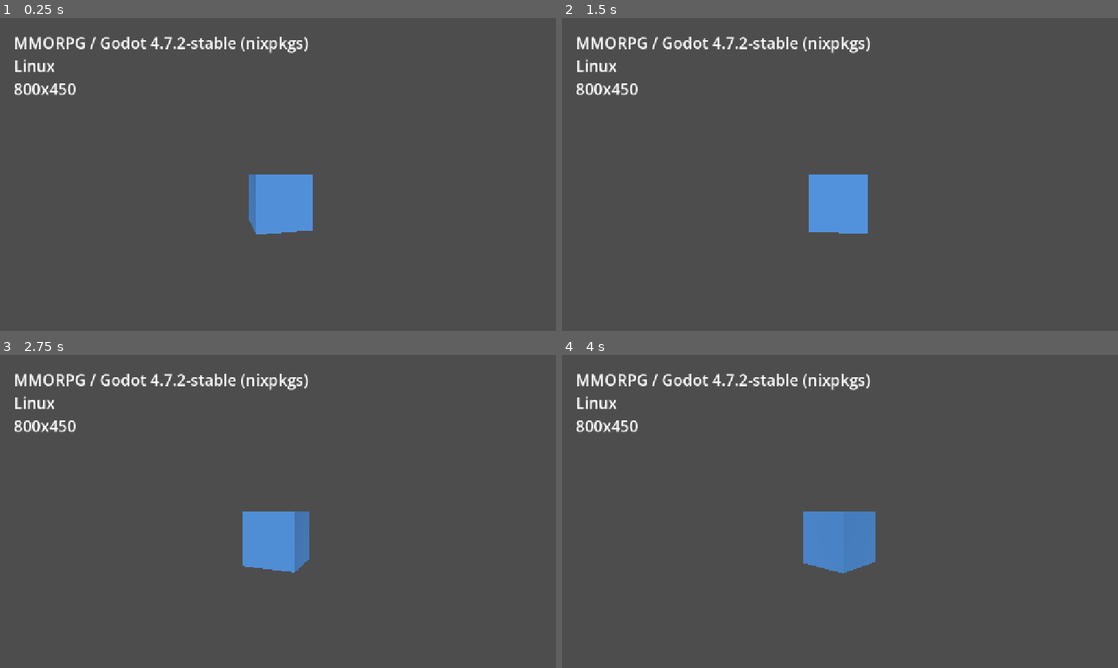
Above: before the commit, frames 1-4 (two rows, left to right).
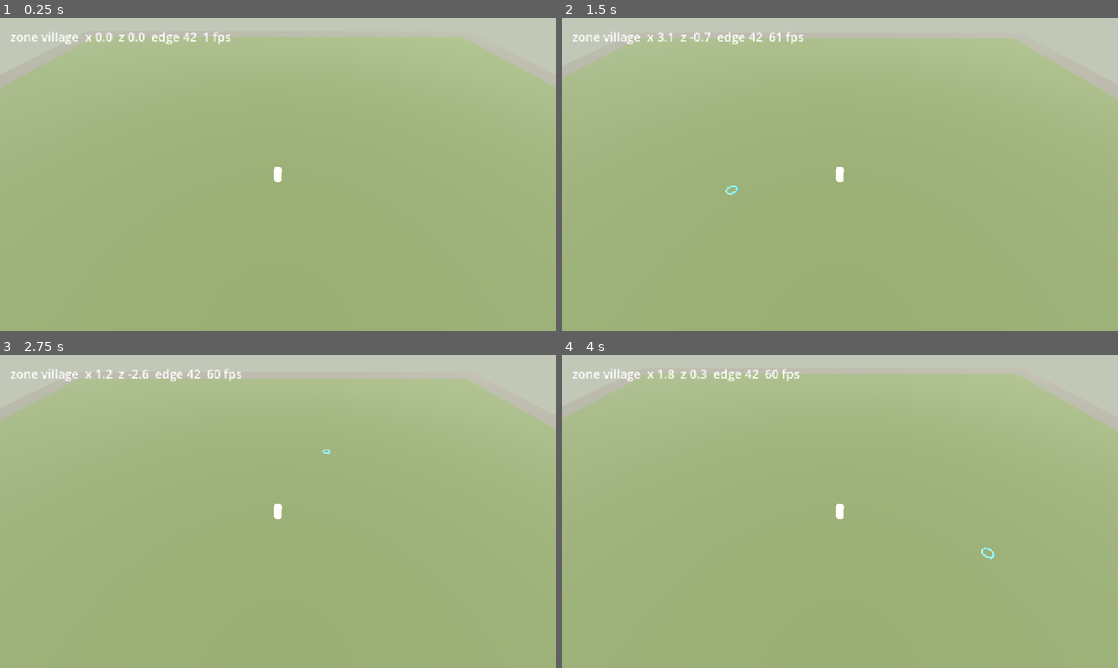
Above: after the commit, the same moments.

Repository: gogoalswo/MMORPG
Game: Godot game, scene res://main.tscn
Same seed, same stepped clock (60 frames per second), same inputs: the game is played once before the commit and once after it.
Inputs (mouse positions are in pixels of both pictures, inside the frame that each line leads up to):
- Up to frame 1 (0.25 s): no input
- Up to frame 2 (1.5 s): move the mouse to (962, 158) at 0.52 s; click (962, 158) at 0.67 s; move the mouse to (728, 190) at 1.27 s; click (728, 190) at 1.42 s
- Up to frame 3 (2.75 s): move the mouse to (333, 442) at 2.02 s; click (333, 442) at 2.17 s
- Up to frame 4 (4 s): move the mouse to (812, 574) at 2.77 s; click (812, 574) at 2.92 s; move the mouse to (1006, 558) at 3.52 s; click (1006, 558) at 3.67 s

The runs differ from the first frame. In frame 1, 100% of the frame differs, in the area x 0-100%, y 0-100%; in frame 2, 100%; in frame 3, 100%; in frame 4, 100%.

Commit message:
고도 이관 3단계: World·Transport·마을 한 곳에서 걸어다니기
판정을 고도로 옮기기 시작한다. World 는 입력을 받아 판정하고 상태를 내놓을
뿐이고 네트워크 얘기가 한 줄도 없다 — 나중에 고도 헤드리스 서버가 같은 코드를
돌려 판정이 한 벌로 유지된다. 화면은 Transport 만 거치고 World 를 직접 만지지
않는다. 어기면 서버를 붙일 때 그 자리가 터진다.

- world/movement.gd — shared/movement.ts 이식. 값이 갈라지면 보정이 튄다
- world/world.gd — ZoneRoom 의 자리. 입장·이동 입력·틱·스냅샷
- world/game_data.gd — 내보낸 JSON 로더
- net/transport.gd, net/local_transport.gd — 화면과 판정 사이의 유일한 통로
- game/game.gd — 바닥·하늘·안개를 존 데이터에서 짓고, 누른 자리로 걸어간다
- tests/ 3개 + pages.yml 에 물림. 깨지면 배포까지 가지 않는다

돌아가는 상자(main.gd)는 버렸다.

확인: 이동 공식 7개가 TS 기준값과 일치(대각선 누적·dt 상한·벡터 정규화·경계
clamp·밀어내기·한가운데 겹침), World 통합 5개 통과, 화면을 눌러 실제로 걸어가는
것까지 헤드리스로 확인. npm test 135개·typecheck 통과.

Co-Authored-By: Claude Opus 5 <noreply@anthropic.com>
Claude-Session: https://claude.ai/code/session_01FWZ5o5cfGG3ogQzQN9Uxud

Diff:
--- /dev/null
+++ b/godot/game/game.gd
@@ -0,0 +1,182 @@
+extends Node3D
+
+## 화면. 상태는 Transport 에서만 받아 그린다 — World 를 직접 만지지 않는다.
+##
+## 씬 파일 대신 코드로 짓는 이유: 에디터를 못 쓰는 환경에서 .tscn 을 손으로
+## 쓰면 틀리기 쉽고, 이 화면은 존 데이터(바닥 크기·하늘색·안개)에서 나오는
+## 것이라 어차피 코드가 정한다. 모델·UI 가 들어오는 단계에서 씬으로 옮긴다.
+##
+## 지금은 **예측/보정이 없다.** 로컬이라 지연이 0 이므로 스냅샷을 그대로 그려도
+## 매끄럽다. 서버를 붙이는 단계에서 넣는다 → docs/features/networking-state.md
+
+const STOP_DISTANCE := 0.15
+
+var _transport: Transport
+var _player: MeshInstance3D
+var _camera: Camera3D
+var _label: Label
+var _marker: MeshInstance3D
+
+var _target: Vector3 = Vector3.INF
+var _seq := 0
+var _half_size := 0.0
+
+
+func _ready() -> void:
+	_transport = LocalTransport.new()
+	add_child(_transport)
+	var zone_id := GameData.start_zone()
+	_transport.open(zone_id)
+
+	var zone := GameData.zone(zone_id)
+	_half_size = Movement.zone_half_size(float(zone.get("size", 92)))
+	_build(zone)
+
+
+func _build(zone: Dictionary) -> void:
+	var env: Dictionary = zone.get("env", {})
+	var size := float(zone.get("size", 92))
+
+	var world_env := WorldEnvironment.new()
+	var e := Environment.new()
+	e.background_mode = Environment.BG_COLOR
+	e.background_color = Color(env.get("skyColor", "#b9c9d8"))
+	e.ambient_light_source = Environment.AMBIENT_SOURCE_COLOR
+	e.ambient_light_color = Color(env.get("skyColor", "#b9c9d8"))
+	e.ambient_light_energy = float(env.get("hemiIntensity", 1.1))
+	e.fog_enabled = true
+	e.fog_light_color = Color(env.get("fogColor", "#c2c8b8"))
+	e.fog_density = 0.006
+	world_env.environment = e
+	add_child(world_env)
+
+	var sun := DirectionalLight3D.new()
+	sun.light_energy = float(env.get("sunIntensity", 2.7))
+	sun.rotation_degrees = Vector3(-50, -35, 0)
+	add_child(sun)
+
+	var ground := MeshInstance3D.new()
+	var plane := PlaneMesh.new()
+	plane.size = Vector2(size, size)
+	ground.mesh = plane
+	var ground_mat := StandardMaterial3D.new()
+	ground_mat.albedo_color = Color(env.get("groundTint", "#6a665c"))
+	ground.material_override = ground_mat
+	add_child(ground)
+
+	# 존 경계 — 여기까지만 걸어갈 수 있다 (Movement.zone_half_size)
+	var edge := MeshInstance3D.new()
+	var edge_mesh := PlaneMesh.new()
+	edge_mesh.size = Vector2(_half_size * 2.0, _half_size * 2.0)
+	edge.mesh = edge_mesh
+	var edge_mat := StandardMaterial3D.new()
+	edge_mat.albedo_color = Color(env.get("grassDark", "#5c6a3c"))
+	edge.material_override = edge_mat
+	edge.position.y = 0.01
+	add_child(edge)
+
+	_player = MeshInstance3D.new()
+	var body := CapsuleMesh.new()
+	body.radius = Movement.PLAYER_RADIUS
+	body.height = 1.8
+	_player.mesh = body
+	var body_mat := StandardMaterial3D.new()
+	body_mat.albedo_color = Color("#e8d7b0")
+	_player.material_override = body_mat
+	add_child(_player)
+
+	# 어디를 눌렀는지 보여주는 표시 (웹 클라의 클릭 이동 표시와 같은 역할)
+	_marker = MeshInstance3D.new()
+	var ring := TorusMesh.new()
+	ring.inner_radius = 0.35
+	ring.outer_radius = 0.5
+	_marker.mesh = ring
+	var ring_mat := StandardMaterial3D.new()
+	ring_mat.albedo_color = Color("#4aa8ff")
+	ring_mat.emission_enabled = true
+	ring_mat.emission = Color("#4aa8ff")
+	_marker.material_override = ring_mat
+	_marker.visible = false
+	add_child(_marker)
+
+	_camera = Camera3D.new()
+	_camera.current = true
+	add_child(_camera)
+
+	var ui := CanvasLayer.new()
+	add_child(ui)
+	_label = Label.new()
+	# ASCII 만 쓴다 — 고도 기본 폰트에 한글 글리프가 없다
+	_label.position = Vector2(24, 24)
+	_label.add_theme_font_size_override("font_size", 28)
+	ui.add_child(_label)
+
+
+func _unhandled_input(event: InputEvent) -> void:
+	# 터치는 기본 설정이 마우스로 바꿔 주므로 이 한 줄이 폰도 덮는다
+	if event is InputEventMouseButton and event.pressed and event.button_index == MOUSE_BUTTON_LEFT:
+		var hit := _ground_point(event.position)
+		if hit != Vector3.INF:
+			_target = hit
+			_marker.position = hit + Vector3(0, 0.05, 0)
+			_marker.visible = true
+
+
+## 화면의 한 점이 바닥의 어디인지
+func _ground_point(screen: Vector2) -> Vector3:
+	if _camera == null:
+		return Vector3.INF
+	var from := _camera.project_ray_origin(screen)
+	var dir := _camera.project_ray_normal(screen)
+	var hit = Plane(Vector3.UP, 0.0).intersects_ray(from, dir)
+	return hit if hit != null else Vector3.INF
+
+
+func _process(delta: float) -> void:
+	_send_input(delta)
+	_draw_state()
+
+
+## 눌러 둔 자리로 향하는 방향을 만들어 보낸다. **요청일 뿐이고 판정은 World 가 한다.**
+func _send_input(delta: float) -> void:
+	if _target == Vector3.INF:
+		return
+	var me := _my_position()
+	var to := Vector2(_target.x - me.x, _target.z - me.z)
+	if to.length() <= STOP_DISTANCE:
+		_target = Vector3.INF
+		_marker.visible = false
+		return
+	var dir := to.normalized()
+	_seq += 1
+	_transport.send(&"input", {"seq": _seq, "dx": dir.x, "dz": dir.y, "dt": delta})
+
+
+func _my_position() -> Vector3:
+	var players: Dictionary = _transport.snapshot().get("players", {})
+	var me: Dictionary = players.get(_transport.my_id(), {})
+	if me.is_empty():
+		return Vector3.ZERO
+	return Vector3(me.x, 0, me.z)
+
+
+func _draw_state() -> void:
+	var players: Dictionary = _transport.snapshot().get("players", {})
+	var me: Dictionary = players.get(_transport.my_id(), {})
+	if me.is_empty():
+		return
+
+	_player.position = Vector3(me.x, 0.9, me.z)
+	_player.rotation.y = me.rot
+
+	# 뒤 위에서 내려다본다. 지금은 고정 각도다
+	_camera.position = _player.position + Vector3(0, 14, 12)
+	_camera.look_at(_player.position, Vector3.UP)
+
+	_label.text = "zone %s  x %.1f  z %.1f  edge %.0f  %d fps" % [
+		_transport.snapshot().get("zone", "?"),
+		me.x,
+		me.z,
+		_half_size,
+		Engine.get_frames_per_second(),
+	]
--- a/godot/main.gd
+++ /dev/null
@@ -1,22 +0,0 @@
-extends Node3D
-
-## 빌드 파이프라인 확인용 임시 화면.
-## APK 가 폰에서 실제로 뜨는지, 3D 가 그려지는지만 본다.
-## 게임 내용이 들어오면 통째로 버린다.
-##
-## 글자는 ASCII 만 쓴다 — 고도 기본 폰트에 한글 글리프가 없어서
-## 한글을 넣으면 폰에서 네모로 나온다. 폰트는 나중에 따로 붙인다.
-
-@onready var _label: Label = $Ui/Label
-@onready var _cube: MeshInstance3D = $Cube
-
-func _ready() -> void:
-	_label.text = "MMORPG / Godot %s\n%s\n%dx%d" % [
-		Engine.get_version_info().string,
-		OS.get_name(),
-		get_viewport().size.x,
-		get_viewport().size.y,
-	]
-
-func _process(delta: float) -> void:
-	_cube.rotate_y(delta)
--- a/godot/main.tscn
+++ b/godot/main.tscn
@@ -1,30 +1,6 @@
-[gd_scene load_steps=4 format=3]
+[gd_scene load_steps=2 format=3]
 
-[ext_resource type="Script" path="res://main.gd" id="1_main"]
+[ext_resource type="Script" path="res://game/game.gd" id="1_game"]
 
-[sub_resource type="BoxMesh" id="BoxMesh_1"]
-
-[sub_resource type="StandardMaterial3D" id="Mat_1"]
-albedo_color = Color(0.36, 0.66, 1, 1)
-
-[node name="Main" type="Node3D"]
-script = ExtResource("1_main")
-
-[node name="Camera3D" type="Camera3D" parent="."]
-transform = Transform3D(1, 0, 0, 0, 1, 0, 0, 0, 1, 0, 0.5, 4)
-
-[node name="Light" type="DirectionalLight3D" parent="."]
-transform = Transform3D(1, 0, 0, 0, 0.7071, 0.7071, 0, -0.7071, 0.7071, 0, 3, 0)
-
-[node name="Cube" type="MeshInstance3D" parent="."]
-mesh = SubResource("BoxMesh_1")
-surface_material_override/0 = SubResource("Mat_1")
-
-[node name="Ui" type="CanvasLayer" parent="."]
-
-[node name="Label" type="Label" parent="Ui"]
-offset_left = 32.0
-offset_top = 32.0
-offset_right = 700.0
-offset_bottom = 220.0
-theme_override_font_sizes/font_size = 36
+[node name="Game" type="Node3D"]
+script = ExtResource("1_game")
--- /dev/null
+++ b/godot/net/local_transport.gd
@@ -0,0 +1,47 @@
+class_name LocalTransport
+extends Transport
+
+## 서버 없이 World 를 이 자리에서 돌린다. 혼자 노는 모드다.
+##
+## 웹 클라이언트의 net/local/localServer.ts 에 해당하지만 훨씬 얇다 —
+## 저쪽은 TS 서버 코드를 브라우저에서 그대로 돌리려고 node:sqlite 같은
+## 대체물을 다섯 개 끼웠는데, 여기는 같은 언어라 그냥 부르면 된다.
+
+const MY_ID := "me"
+
+var _world: World
+
+
+func open(zone_id: String) -> void:
+	_world = World.new()
+	_world.open(zone_id)
+	_world.join(MY_ID)
+
+
+func send(message: StringName, payload: Dictionary) -> void:
+	if _world == null:
+		return
+	match message:
+		&"input":
+			_world.input_move(
+				MY_ID,
+				int(payload.get("seq", 0)),
+				float(payload.get("dx", 0.0)),
+				float(payload.get("dz", 0.0)),
+				float(payload.get("dt", 0.0)),
+			)
+		_:
+			push_warning("모르는 메시지: %s" % message)
+
+
+func snapshot() -> Dictionary:
+	return _world.snapshot() if _world != null else {}
+
+
+func my_id() -> String:
+	return MY_ID
+
+
+func _process(delta: float) -> void:
+	if _world != null:
+		_world.step(delta)
--- /dev/null
+++ b/godot/net/transport.gd
@@ -0,0 +1,28 @@
+class_name Transport
+extends Node
+
+## 화면과 판정 사이의 유일한 통로.
+##
+## 지금은 LocalTransport 하나뿐이고 World 를 직접 부른다. 나중에 서버를 붙이면
+## 여기에 구현을 하나 더 끼우고 화면 코드는 한 줄도 안 고친다 —
+## 웹 클라이언트의 net/transport.ts `RoomLike` 과 같은 모양이다.
+##
+## **화면 코드가 World 를 직접 만지기 시작하면 이 구조가 무의미해진다.**
+
+## 서버 → 클라 메시지에 해당. 지금은 쓰는 곳이 없고 전투가 들어오면 쓴다
+signal event(name: StringName, payload: Dictionary)
+
+func open(_zone_id: String) -> void:
+	pass
+
+## 클라 → 서버 메시지. 전부 "요청"이고 판정은 저쪽이 다시 한다
+func send(_message: StringName, _payload: Dictionary) -> void:
+	pass
+
+## 지금 상태. 화면은 이것만 보고 그린다
+func snapshot() -> Dictionary:
+	return {}
+
+## 내 캐릭터 id
+func my_id() -> String:
+	return ""
--- /dev/null
+++ b/godot/tests/movement_test.gd
@@ -0,0 +1,90 @@
+extends SceneTree
+
+## Movement 이식본이 TS 원본과 같은 답을 내는지 본다.
+##
+## 기준값은 packages/shared/src/movement.ts 를 node 로 직접 돌려서 뽑았다
+## (2026-09-16). 두 쪽이 갈라지면 나중에 서버를 붙였을 때 매 틱 보정이 튄다.
+##
+##   godot --headless --path godot --script tests/movement_test.gd
+##
+## 실패하면 종료코드 1 로 끝나므로 CI 에서도 쓸 수 있다.
+
+const HALF := 42.0        # zoneHalfSize(92) — 마을
+const RUN_SPEED := 4.6
+const EPS := 1e-6
+
+var _failed := 0
+
+
+func _init() -> void:
+	_check_constants()
+	_case_diagonal()
+	_case_dt_cap()
+	_case_normalize()
+	_case_edge()
+	_case_push()
+	_case_dead_center()
+
+	if _failed == 0:
+		print("이동 판정: 전부 통과")
+		quit(0)
+	else:
+		print("이동 판정: %d개 실패" % _failed)
+		quit(1)
+
+
+func _expect(label: String, got: float, want: float) -> void:
+	if absf(got - want) > EPS:
+		print("  실패 %s: %.6f 이어야 하는데 %.6f" % [label, want, got])
+		_failed += 1
+
+
+func _check_constants() -> void:
+	# 내보낸 JSON 이 기준값과 같은 세계인지 먼저 본다
+	var zone := GameData.zone("village")
+	_expect("마을 크기", float(zone.get("size", 0)), 92.0)
+	_expect("경계", Movement.zone_half_size(float(zone.size)), HALF)
+	_expect("달리기 속도", float(GameData.constants().get("runSpeed", 0)), RUN_SPEED)
+
+
+func _case_diagonal() -> void:
+	var s := {"x": 0.0, "z": 0.0}
+	for i in 10:
+		Movement.apply_move(s, 0.6, 0.8, 1.0 / 60.0, HALF, RUN_SPEED)
+	_expect("A 대각선10회 x", s.x, 0.46)
+	_expect("A 대각선10회 z", s.z, 0.613333)
+
+
+func _case_dt_cap() -> void:
+	# dt 0.5 를 넣어도 MAX_INPUT_DT(0.1) 로 잘린다
+	var s := {"x": 0.0, "z": 0.0}
+	Movement.apply_move(s, 1.0, 0.0, 0.5, HALF, RUN_SPEED)
+	_expect("B dt상한", s.x, 0.46)
+
+
+func _case_normalize() -> void:
+	# 길이 10 짜리 방향을 보내도 단위벡터로 깎인다
+	var s := {"x": 0.0, "z": 0.0}
+	Movement.apply_move(s, 10.0, 0.0, 0.1, HALF, RUN_SPEED)
+	_expect("C 벡터정규화", s.x, 0.46)
+
+
+func _case_edge() -> void:
+	var s := {"x": HALF - 0.01, "z": 0.0}
+	Movement.apply_move(s, 1.0, 0.0, 0.1, HALF, RUN_SPEED)
+	_expect("D 경계", s.x, HALF)
+
+
+func _case_push() -> void:
+	var s := {"x": 0.0, "z": 0.0}
+	Movement.push_out_of_solids(s, [{"x": 0.3, "z": 0.0, "r": 1.0}], HALF)
+	_expect("E 밀기", s.x, -1.1)
+	_expect("E 밀기 z", s.z, 0.0)
+
+
+func _case_dead_center() -> void:
+	# 정확히 겹치면 tie_angle(0) 쪽, 즉 +x 로 밀린다
+	var s := {"x": 5.0, "z": 5.0}
+	Movement.push_out_of_solids(s, [{"x": 5.0, "z": 5.0, "r": 1.0}], HALF)
+	_expect("F 한가운데 x", s.x, 6.4)
+	_expect("F 한가운데 z", s.z, 5.0)
--- /dev/null
+++ b/godot/tests/touch_test.gd
@@ -0,0 +1,60 @@
+extends SceneTree
+
+## 화면을 눌렀을 때 실제로 그쪽으로 걸어가는지 본다.
+## 눌린 자리를 바닥 좌표로 바꾸는 계산(_ground_point)이 이 단계에서 제일
+## 틀리기 쉬운 자리라, 폰에서 눈으로 보기 전에 글로 먼저 확인한다.
+##
+##   godot --headless --path godot --script tests/touch_test.gd
+
+var _failed := 0
+
+
+func _init() -> void:
+	root.call_deferred("add_child", load("res://main.tscn").instantiate())
+	_run.call_deferred()
+
+
+func _run() -> void:
+	await process_frame
+	var game: Node3D = root.get_node("Game")
+	await process_frame
+
+	var before := _me(game)
+
+	# 화면 왼쪽 위를 누른다 — 카메라가 뒤 위에서 보므로 캐릭터보다 먼 쪽이다
+	var press := InputEventMouseButton.new()
+	press.button_index = MOUSE_BUTTON_LEFT
+	press.pressed = true
+	press.position = Vector2(200, 200)
+	game._unhandled_input(press)
+
+	var target: Vector3 = game._target
+	if target == Vector3.INF:
+		print("  실패: 누른 자리를 바닥 좌표로 못 바꿨다")
+		_failed += 1
+	else:
+		print("  누른 자리 -> 바닥 (%.1f, %.1f)" % [target.x, target.z])
+
+	for i in 90:
+		await process_frame
+
+	var after := _me(game)
+	var moved := Vector2(after.x - before.x, after.z - before.z).length()
+	if moved < 0.5:
+		print("  실패: 눌렀는데 안 움직였다 (%.3f m)" % moved)
+		_failed += 1
+	else:
+		print("  1.5초 동안 %.2f m 이동, 지금 (%.1f, %.1f)" % [moved, after.x, after.z])
+
+	if _failed == 0:
+		print("터치 이동: 통과")
+		quit(0)
+	else:
+		print("터치 이동: %d개 실패" % _failed)
+		quit(1)
+
+
+func _me(game: Node3D) -> Vector3:
+	var players: Dictionary = game._transport.snapshot().get("players", {})
+	var me: Dictionary = players.get(game._transport.my_id(), {})
+	return Vector3(me.get("x", 0.0), 0, me.get("z", 0.0)) if not me.is_empty() else Vector3.ZERO
--- /dev/null
+++ b/godot/tests/world_test.gd
@@ -0,0 +1,59 @@
+extends SceneTree
+
+## World 와 Transport 가 붙어 실제로 캐릭터가 움직이는지 본다.
+## 화면 없이 글로만 확인한다 (docs/features/verification.md 의 방식).
+##
+##   godot --headless --path godot --script tests/world_test.gd
+
+var _failed := 0
+
+
+func _init() -> void:
+	var t := LocalTransport.new()
+	t.open(GameData.start_zone())
+
+	var start := _me(t)
+	_expect("시작 자리는 마을 스폰", Vector2(start.x, start.z), Vector2(0, 0))
+	_expect_text("존 이름", str(t.snapshot().get("zone")), "village")
+
+	# 1초어치 오른쪽 이동 (60틱). 4.6m/s 이므로 4.6m
+	for i in 60:
+		t.send(&"input", {"seq": i + 1, "dx": 1.0, "dz": 0.0, "dt": 1.0 / 60.0})
+	var after := _me(t)
+	_expect("1초 달리면 4.6m", Vector2(after.x, after.z), Vector2(4.6, 0.0))
+
+	# 같은 순번을 다시 보내면 무시한다 (지연 도착한 중복)
+	t.send(&"input", {"seq": 60, "dx": 1.0, "dz": 0.0, "dt": 1.0 / 60.0})
+	_expect("중복 순번은 무시", Vector2(_me(t).x, 0), Vector2(after.x, 0))
+
+	# 계속 달리면 존 경계에서 멈춘다
+	for i in 2000:
+		t.send(&"input", {"seq": 1000 + i, "dx": 1.0, "dz": 0.0, "dt": 0.1})
+	_expect("경계에서 멈춘다", Vector2(_me(t).x, 0), Vector2(42.0, 0))
+
+	# 방향을 보냈으면 그쪽을 본다
+	t.send(&"input", {"seq": 9000, "dx": 0.0, "dz": -1.0, "dt": 0.05})
+	_expect("바라보는 각", Vector2(_me(t).rot, 0), Vector2(PI, 0))
+
+	if _failed == 0:
+		print("World: 전부 통과")
+		quit(0)
+	else:
+		print("World: %d개 실패" % _failed)
+		quit(1)
+
+
+func _me(t: Transport) -> Dictionary:
+	return t.snapshot().get("players", {}).get(t.my_id(), {})
+
+
+func _expect(label: String, got: Vector2, want: Vector2) -> void:
+	if absf(got.x - want.x) > 1e-5 or absf(got.y - want.y) > 1e-5:
+		print("  실패 %s: %s 이어야 하는데 %s" % [label, want, got])
+		_failed += 1
+
+
+func _expect_text(label: String, got: String, want: String) -> void:
+	if got != want:
+		print("  실패 %s: %s 이어야 하는데 %s" % [label, want, got])
+		_failed += 1
--- /dev/null
+++ b/godot/world/game_data.gd
@@ -0,0 +1,44 @@
+class_name GameData
+extends RefCounted
+
+## godot/data/*.json 을 읽는다. 그 JSON 은 packages/shared 에서 내보낸 것이고
+## 손으로 고치지 않는다 — 고치면 npm test 가 잡는다
+## (scripts/export-shared.mjs, docs/features/godot-migration.md).
+
+const DIR := "res://data/"
+
+static var _cache: Dictionary = {}
+
+static func load_table(name: String) -> Dictionary:
+	if _cache.has(name):
+		return _cache[name]
+	var text := FileAccess.get_file_as_string(DIR + name + ".json")
+	if text.is_empty():
+		push_error("데이터를 못 읽었다: %s.json" % name)
+		return {}
+	var parsed = JSON.parse_string(text)
+	if typeof(parsed) != TYPE_DICTIONARY:
+		push_error("JSON 이 아니다: %s.json" % name)
+		return {}
+	_cache[name] = parsed
+	return parsed
+
+static func zones() -> Dictionary:
+	return load_table("zones")
+
+static func zone(id: String) -> Dictionary:
+	var table := zones()
+	var all: Dictionary = table.get("zones", {})
+	if not all.has(id):
+		push_error("없는 존: %s" % id)
+		return {}
+	return all[id]
+
+static func start_zone() -> String:
+	return zones().get("start", "village")
+
+static func constants() -> Dictionary:
+	return load_table("constants")
+
+static func combat() -> Dictionary:
+	return load_table("combat")
--- /dev/null
+++ b/godot/world/movement.gd
@@ -0,0 +1,82 @@
+class_name Movement
+extends RefCounted
+
+## packages/shared/src/movement.ts 이식본.
+##
+## **TS 와 한 글자도 다르면 안 된다.** 나중에 서버(고도 헤드리스)를 붙이면
+## 클라이언트 예측과 서버 판정이 같은 답을 내야 하고, 다르면 매 틱 보정이 튀면서
+## 캐릭터가 떤다. 원본 주석과 이유는 movement.ts 에 있다.
+##
+## 검증: godot/tests/movement_test.gd 가 TS 로 낸 값과 대조한다.
+
+## 입력 하나가 담을 수 있는 최대 시간. 안 막으면 dt 를 부풀려 순간이동할 수 있다
+const MAX_INPUT_DT := 0.1
+
+## 캐릭터가 차지하는 반지름 — 충돌 판정에만 쓴다 (모델 크기와는 별개다)
+const PLAYER_RADIUS := 0.4
+
+## 존 경계까지의 거리 (지면 가장자리에서 조금 안쪽)
+static func zone_half_size(zone_size: float) -> float:
+	return zone_size / 2.0 - 4.0
+
+
+## 겹친 만큼 밖으로 민다. **미는 쪽은 언제나 움직이는 쪽이다.**
+## solids 는 [{x, z, r}, ...]
+static func push_out_of_solids(
+	state: Dictionary,
+	solids: Array,
+	half_size: float,
+	radius: float = PLAYER_RADIUS,
+	tie_angle: float = 0.0,
+) -> void:
+	for solid in solids:
+		var dx: float = state.x - solid.x
+		var dz: float = state.z - solid.z
+		var minimum: float = solid.r + radius
+		var squared: float = dx * dx + dz * dz
+		if squared >= minimum * minimum:
+			continue
+
+		var distance := sqrt(squared)
+		if distance < 1e-4:
+			# 한가운데 정확히 겹쳤다 — 밀 방향이 없다. tie_angle 쪽으로 밀어낸다
+			state.x = clampf(solid.x + cos(tie_angle) * minimum, -half_size, half_size)
+			state.z = clampf(solid.z + sin(tie_angle) * minimum, -half_size, half_size)
+			continue
+		state.x = clampf(solid.x + (dx / distance) * minimum, -half_size, half_size)
+		state.z = clampf(solid.z + (dz / distance) * minimum, -half_size, half_size)
+
+
+## 입력 하나를 적용한다. 믿을 수 없는 값이 들어와도 여기서 전부 걸러진다.
+## state 는 {x, z} 를 가진 Dictionary 이고 제자리에서 고쳐진다.
+static func apply_move(
+	state: Dictionary,
+	dx_in: float,
+	dz_in: float,
+	dt_in: float,
+	half_size: float,
+	run_speed: float,
+	solids: Array = [],
+) -> void:
+	var dx := dx_in
+	var dz := dz_in
+
+	if not is_finite(dx) or not is_finite(dz):
+		return
+
+	# 방향은 단위벡터를 넘을 수 없다 (길이를 부풀린 속도 핵 차단)
+	var length := sqrt(dx * dx + dz * dz)
+	if length > 1.0:
+		dx /= length
+		dz /= length
+	elif length < 1e-4:
+		return
+
+	var dt := clampf(dt_in, 0.0, MAX_INPUT_DT) if is_finite(dt_in) else 0.0
+
+	state.x = clampf(state.x + dx * run_speed * dt, -half_size, half_size)
+	state.z = clampf(state.z + dz * run_speed * dt, -half_size, half_size)
+
+	# 움직인 다음에 민다. 먼저 밀면 이미 빠져나온 자리에서 또 밀려 제자리걸음이 된다
+	if not solids.is_empty():
+		push_out_of_solids(state, solids, half_size)
--- /dev/null
+++ b/godot/world/world.gd
@@ -0,0 +1,71 @@
+class_name World
+extends RefCounted
+
+## 판정하는 곳. packages/server/src/ZoneRoom.ts 의 자리다.
+##
+## **네트워크 얘기는 한 줄도 넣지 않는다.** 입력을 받아 판정하고 상태를 내놓을 뿐이다.
+## 지금은 로컬에서 직접 불리고, 나중에 고도 헤드리스 서버가 같은 코드를 돌린다.
+## 그래서 판정이 한 벌로 유지된다 → docs/features/godot-migration.md
+##
+## 화면 코드는 이 클래스를 직접 만지지 않는다. 반드시 Transport 를 거친다.
+## 어기면 서버를 붙일 때 그 자리가 전부 터진다.
+
+var zone_id: String = ""
+var zone: Dictionary = {}
+var half_size: float = 0.0
+
+var _run_speed: float = 4.6
+## id -> {x, z, rot, last_seq}
+var _players: Dictionary = {}
+
+
+func open(id: String) -> void:
+	zone_id = id
+	zone = GameData.zone(id)
+	half_size = Movement.zone_half_size(float(zone.get("size", 92)))
+	_run_speed = float(GameData.constants().get("runSpeed", 4.6))
+
+
+func join(player_id: String) -> void:
+	var spawn: Array = zone.get("spawns", {}).get("default", [0, 0])
+	_players[player_id] = {
+		"x": float(spawn[0]),
+		"z": float(spawn[1]),
+		"rot": 0.0,
+		"last_seq": -1,
+	}
+
+
+func leave(player_id: String) -> void:
+	_players.erase(player_id)
+
+
+## 이동 입력. ZoneRoom.handleInput 과 같은 순서로 거른다.
+func input_move(player_id: String, seq: int, dx: float, dz: float, dt: float) -> void:
+	var player: Dictionary = _players.get(player_id, {})
+	if player.is_empty():
+		return
+
+	# 순번이 역행하면 지연 도착한 중복이다
+	if seq <= int(player.last_seq):
+		return
+
+	Movement.apply_move(player, dx, dz, dt, half_size, _run_speed)
+	player.last_seq = seq
+
+	if sqrt(dx * dx + dz * dz) > 1e-4:
+		player.rot = atan2(dx, dz)
+
+
+## 한 틱. 몬스터·전투가 들어올 자리다 (4단계).
+func step(_delta: float) -> void:
+	pass
+
+
+## 밖으로 내보내는 상태. 읽기 전용으로 쓴다.
+func snapshot() -> Dictionary:
+	return {
+		"zone": zone_id,
+		"size": zone.get("size", 92),
+		"players": _players,
+	}
Not shown, added: godot/game/game.gd.uid
Not shown, removed: godot/main.gd.uid
Not shown, added: godot/net/local_transport.gd.uid
Not shown, added: godot/net/transport.gd.uid
Not shown, added: godot/tests/movement_test.gd.uid
Not shown, added: godot/world/game_data.gd.uid
Not shown, added: godot/world/movement.gd.uid
Not shown, added: godot/world/world.gd.uid
Not shown, changed: .github/workflows/pages.yml
Not shown, changed: docs/features/godot-migration.md
